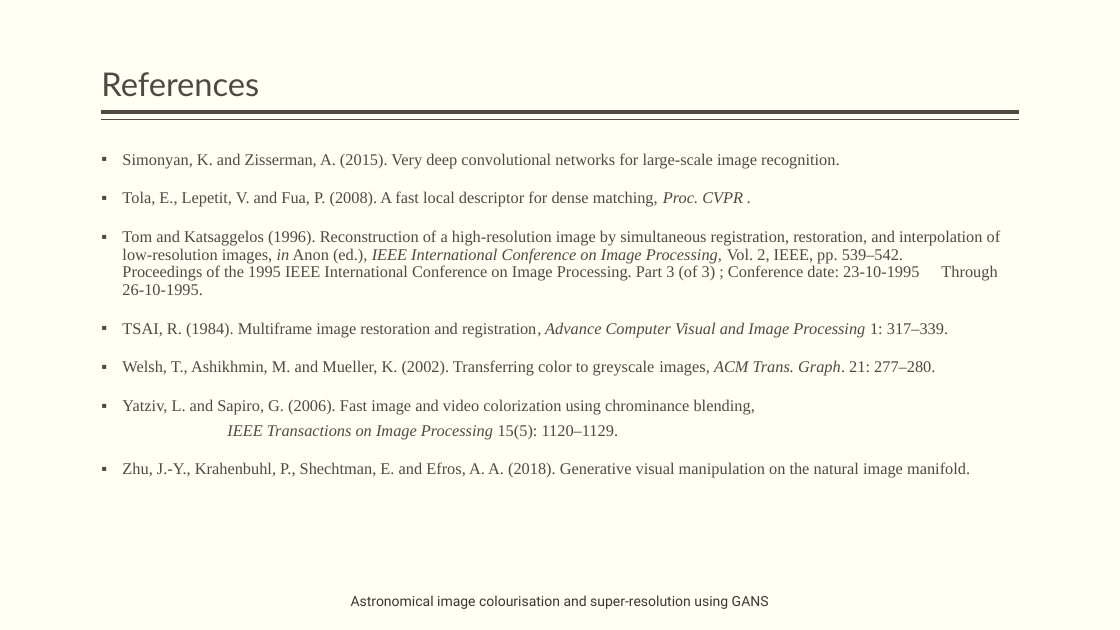
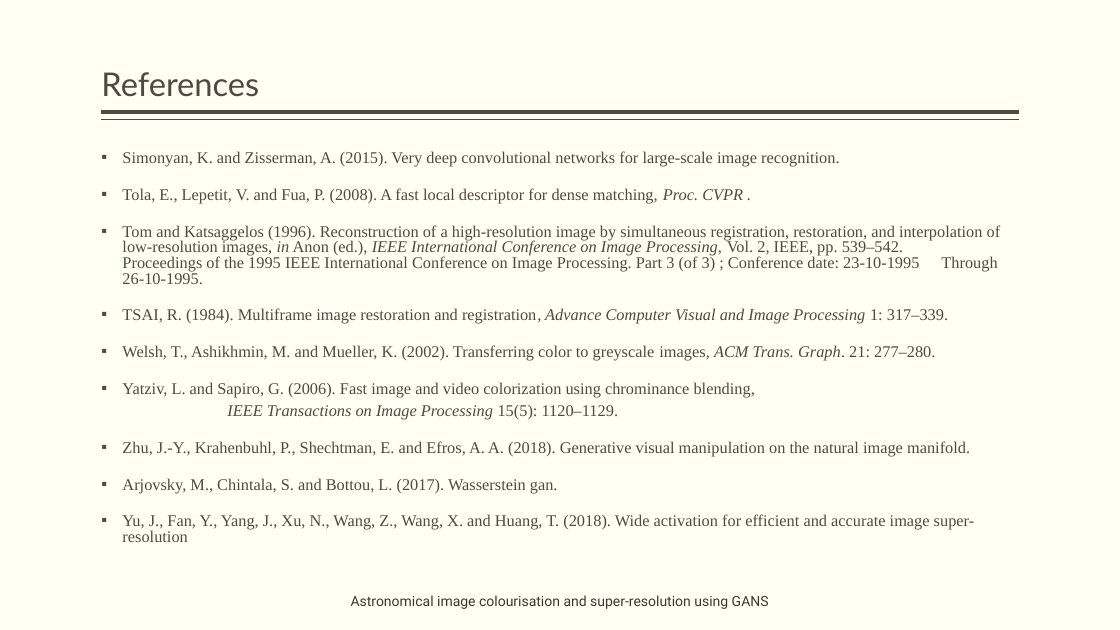
Before and after one commit to obi-wan-shinobi/Literature-Review, a slide deck: slide 31 of Presentation/Stage_1/stage_1_presentation.pptx. Drawn at 1120x630 pixels with LibreOffice and Linux fonts; fonts in the diff are those of the drawing. Boxes give left, top, right and bottom in pixels: in the first picture for what was removed or moved away, otherwise in the second. Text is boxed around its words. In the diff, an @@ line names an element or a change of style, - is before the commit and + after.

```diff
--- a/Presentation/Stage_1/stage_1_presentation.pptx
+++ b/Presentation/Stage_1/stage_1_presentation.pptx
@@ text at <box>122,151,1001,457</box>: line spacing 0.9 to 0.8 @@
@@ text at <box>122,478,975,542</box>: paragraphs added @@
+▪ Arjovsky, M., Chintala, S. and Bottou, L. (2017). Wasserstein gan.
+▪ Yu, J., Fan, Y., Yang, J., Xu, N., Wang, Z., Wang, X. and Huang, T. (2018). Wide activation for efficient and accurate image super-resolution
```
Also in this commit, not shown: 43 other files.
